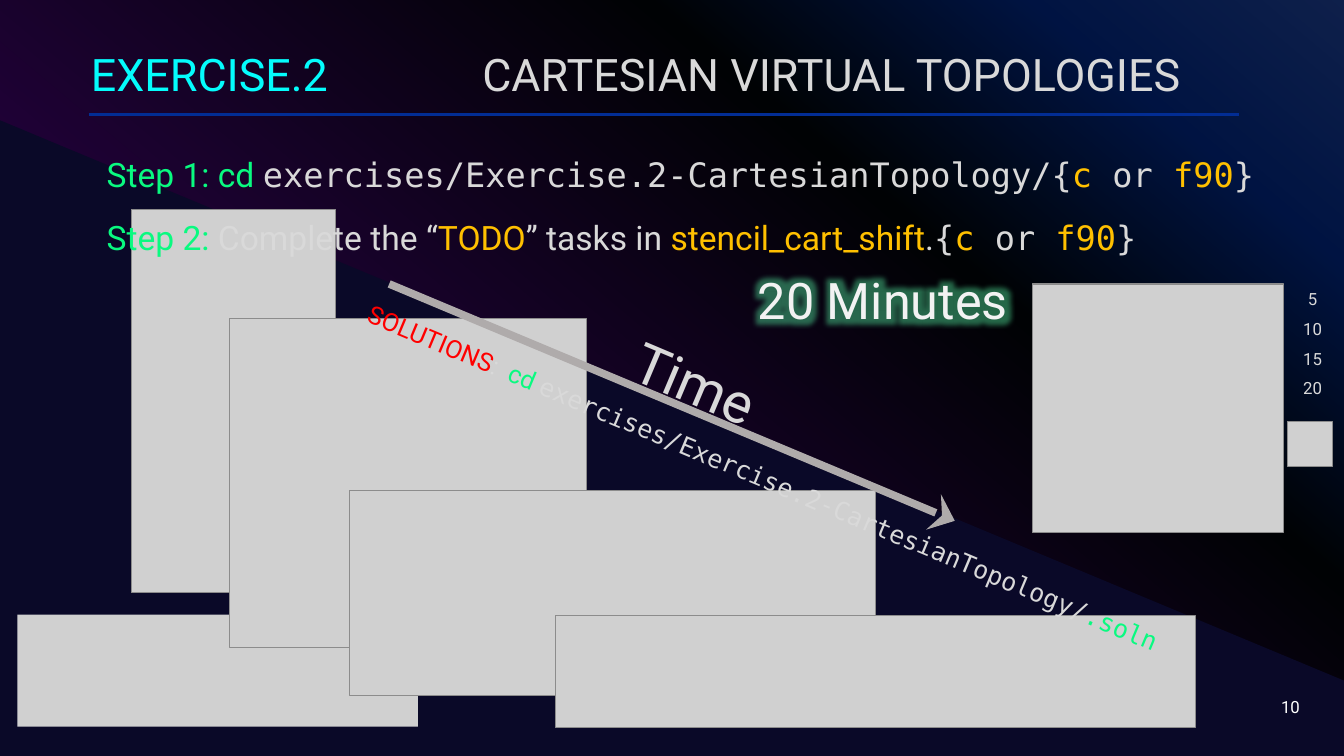
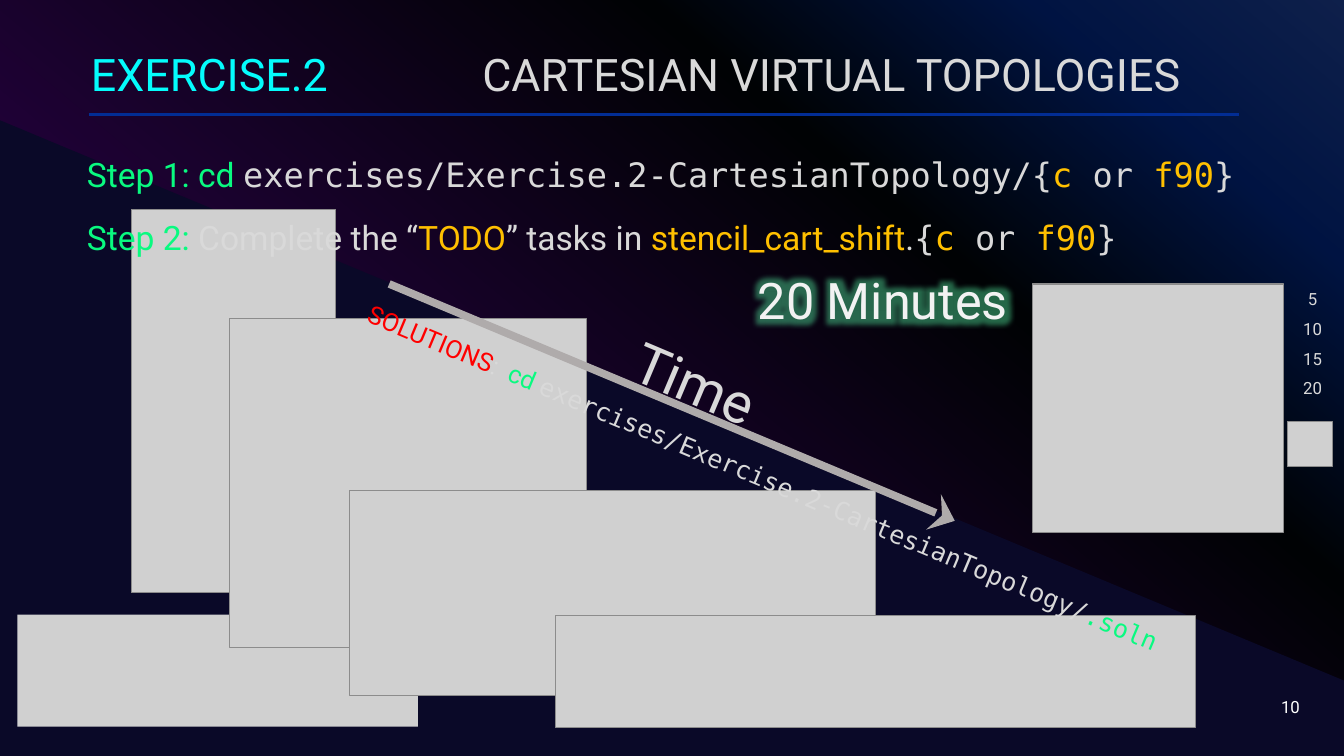
Before and after one commit to ackirby88/IHPCSS2024-mpi, a slide deck: slide 10 of slides/IHPCSS24-Track2-MPI-HandsOnExercises.pptx. Drawn at 1344x756 pixels with LibreOffice and Linux fonts; fonts in the diff are those of the drawing; grey boxes stand for pictures. Boxes give left, top, right and bottom in pixels: in the first picture for what was removed or moved away, otherwise in the second. Text is boxed around its words. In the diff, an @@ line names an element or a change of style, - is before the commit and + after.

Commit message:
Update hands on exercises.

```diff
--- a/slides/IHPCSS24-Track2-MPI-HandsOnExercises.pptx
+++ b/slides/IHPCSS24-Track2-MPI-HandsOnExercises.pptx
@@ text "Step 1: cd exercises/Exercise.2-CartesianTopology/{c or ...": place and size @@
-text "Step 1: cd exercises/Exercise.2-CartesianTopology/{c or ..." at [107,161,1254,258]
+text "Step 1: cd exercises/Exercise.2-CartesianTopology/{c or ..." at [87,161,1234,258]
```
Also in this commit, not shown: 4 other slides changed, 5 slides added, 3 slides removed, 4 other files.
